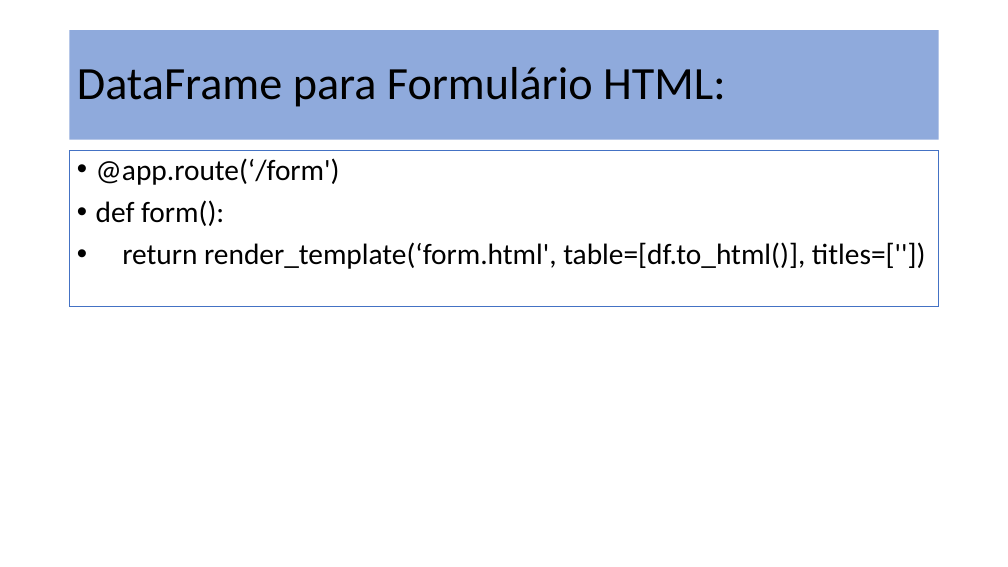
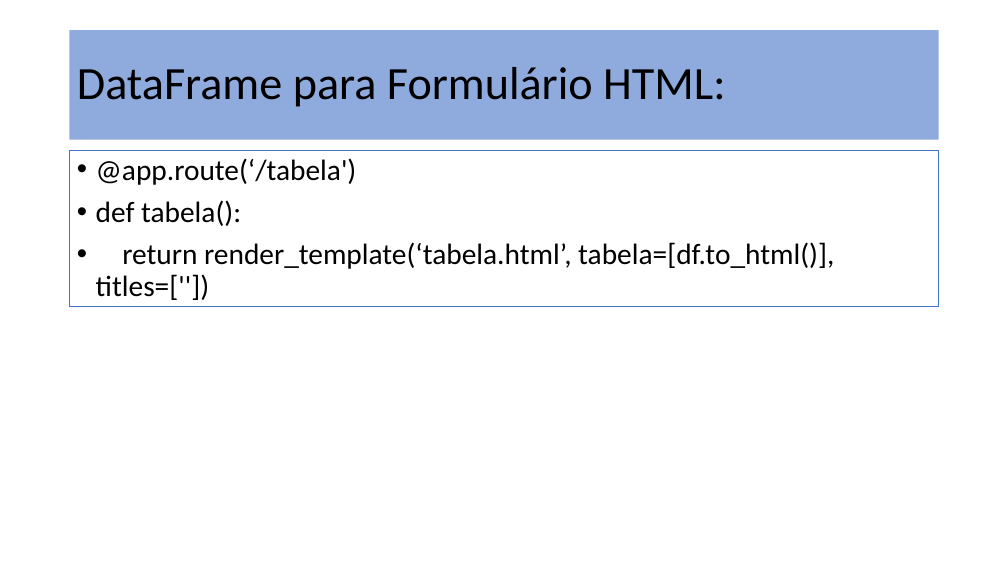
Before and after one commit to dourivaljunior/Curso-de-Flask, a slide deck: slide 25 of aula 03 flask.pptx (slide 18 before the commit). Drawn at 1008x567 pixels with LibreOffice and Linux fonts; fonts in the diff are those of the drawing. Boxes give left, top, right and bottom in pixels: in the first picture for what was removed or moved away, otherwise in the second. Text is boxed around its words. In the diff, an @@ line names an element or a change of style, - is before the commit and + after.

```diff
--- a/aula 03 flask.pptx
+++ b/aula 03 flask.pptx
@@ text at (96,158,834,300): text changed @@
-• @app.route(‘/form')
-• def form():
-• return render_template(‘form.html', table=[df.to_html()], titles=[''])
+• @app.route(‘/tabela')
+• def tabela():
+• return render_template(‘tabela.html’, tabela=[df.to_html()], titles=[''])
```
Also in this commit, not shown: 9 other slides changed, 15 slides added, 1 other file.
